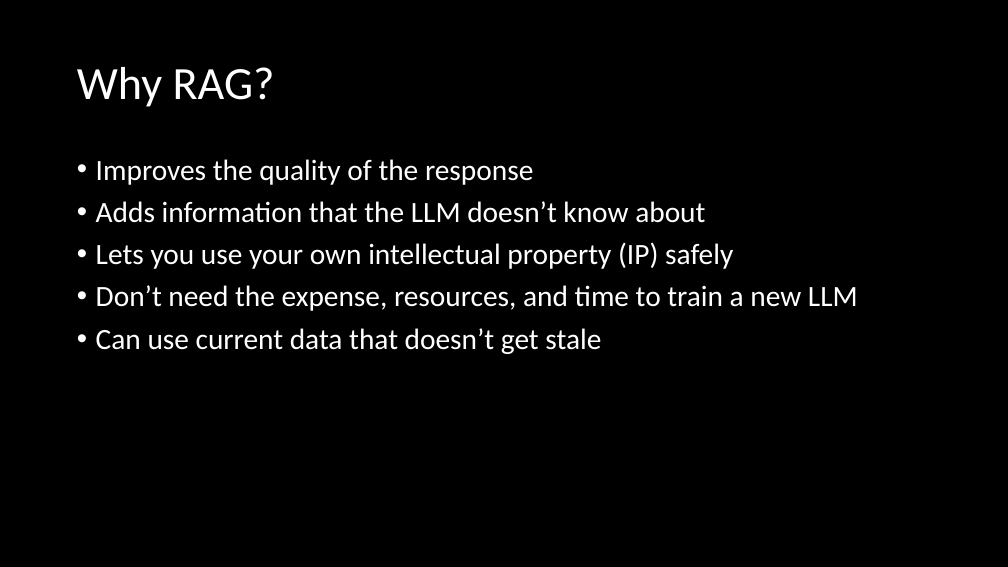
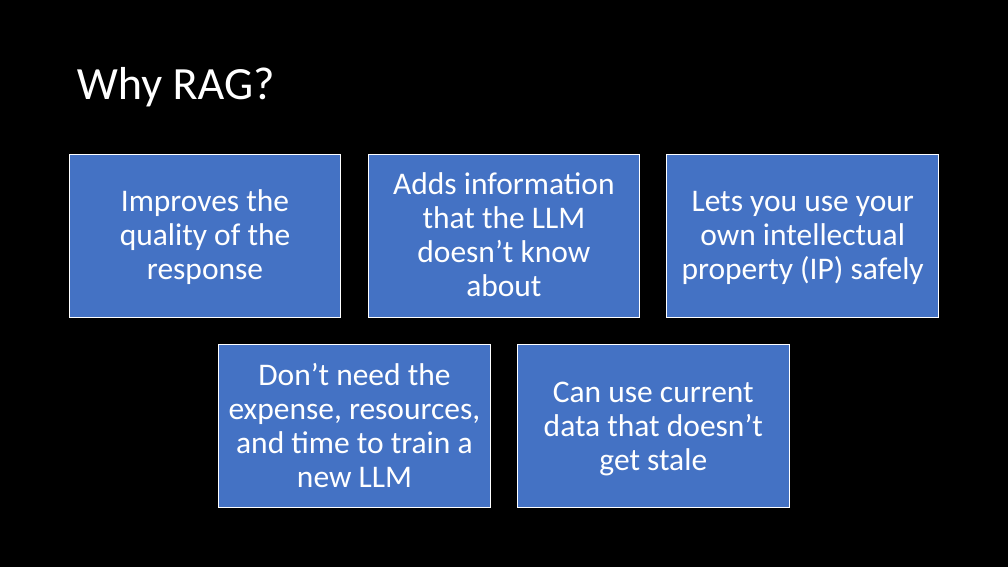
Before and after one commit to JoeAtGenerellem/generellem, a slide deck: slide 4 of Documentation/AcronymSoup.pptx. Drawn at 1008x567 pixels with LibreOffice and Linux fonts; fonts in the diff are those of the drawing; background and template pictures are left out. Boxes give left, top, right and bottom in pixels: in the first picture for what was removed or moved away, otherwise in the second. Text is boxed around its words. In the diff, an @@ line names an element or a change of style, - is before the commit and + after.

```diff
--- a/Documentation/AcronymSoup.pptx
+++ b/Documentation/AcronymSoup.pptx
@@ text removed at box(96, 159, 858, 354) @@
-• Improves the quality of the response
-• Adds information that the LLM doesn’t know about
-• Lets you use your own intellectual property (IP) safely
-• Don’t need the expense, resources, and time to train a new LLM
-• Can use current data that doesn’t get stale
@@ group added at box(70, 154, 938, 508): 5 rectangles, 5 texts @@
+Improves the quality of the response
+Adds information that the LLM doesn’t know about
+Lets you use your own intellectual property (IP) safely
+Don’t need the expense, resources, and time to train a new LLM
+Can use current data that doesn’t get stale
```
Also in this commit, not shown: 1 other slide changed, 2 other files.
